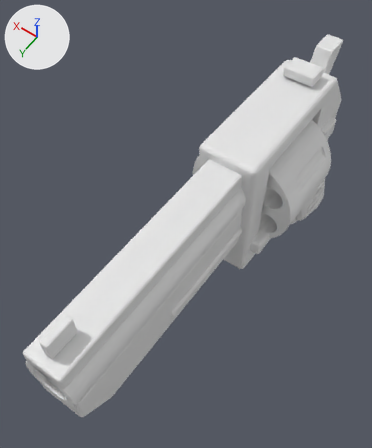
A saved change to the glTF model public/assets/revolver.glb.
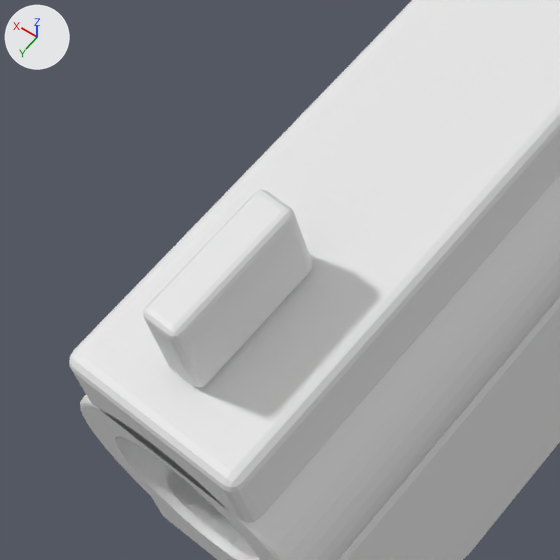
The first picture shows the older version from a 50 mm lens placed at (-0.105, 0.255, 0.237), pointed at (0.028, 0.069, -0.056). The close-ups show the older and then the newer version on the part from 2% to 36% of the width and 61% to 89% of the height of that picture. Only the edits that show in the close-ups are written down. The axes (+X, +Y, +Z) are drawn at upper left. The lights are the same throughout. Where no turn or scale is listed for an object, it has been applied to the vertices. Vertices at exactly the same position are counted once.

In view in the first close-up: 'weapon_Charcoal_blued_steel', 'weapon_Recess_/_rubber'.
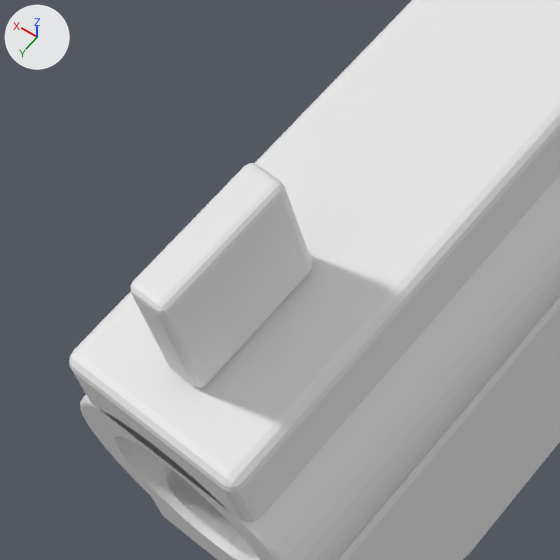
Changed parts and their boxes (x1, y1, x2, y2) in the close-ups (560 x 560 px):
'weapon_Recess_/_rubber', reshaped, moved: before (144, 190, 312, 388); after (131, 163, 312, 388)

Patch to the scene script:
```diff
--- a/public/assets/revolver.glb.py
+++ b/public/assets/revolver.glb.py
@@ me_cube_012 @@
 # used by ob_weapon_recess___rubber; location = (0.0, -0.026, 0.03)
-me_cube_012.from_pydata(...)  # 192 vertices, 376 faces; spans x -0.011..0.011, y -0.007..0.24, z -0.011..0.004
+me_cube_012.from_pydata(...)  # 384 vertices, 752 faces; spans x -0.011..0.011, y -0.238..0.009, z -0.007..0.012
+# me_cube_012 part 1: the loose piece of 96 vertices spanning x -0.002..0.002, y 0.223..0.24, z -0.011..0.002 is scaled about its middle by (1, 1, 1.46), then moved by (0.0, -0.231, 0.008)
+# other edits to the shape of me_cube_012 do not show in these pictures
 me_cube_012.materials.append(mat_recess___rubber)
@@ ob_weapon_recess___rubber @@
 ob_weapon_recess___rubber = bpy.data.objects.new('weapon_Recess_/_rubber', me_cube_012)
-ob_weapon_recess___rubber.location = (0.0, -0.026, 0.03)
+ob_weapon_recess___rubber.location = (0.0, 0.205, 0.025)
```
